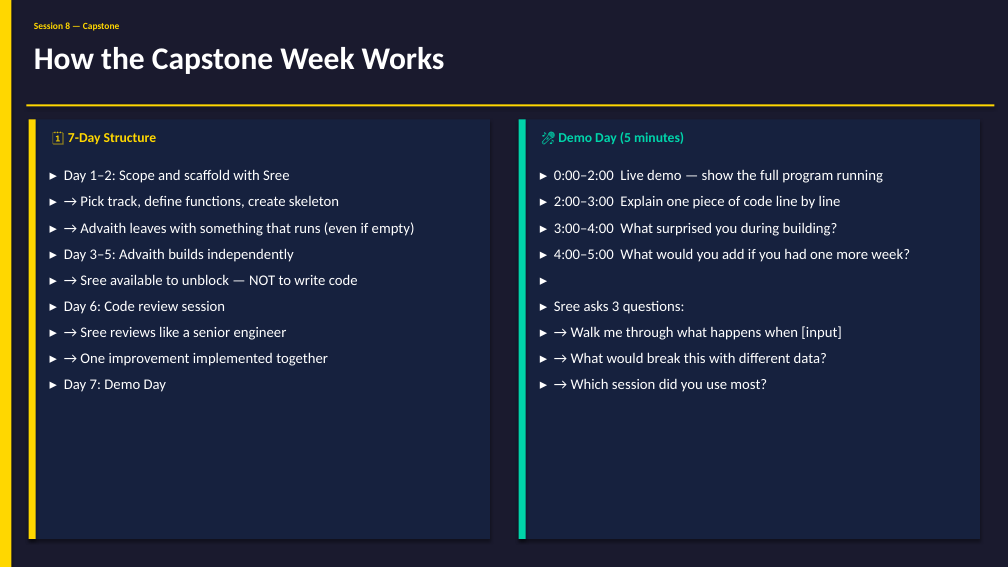
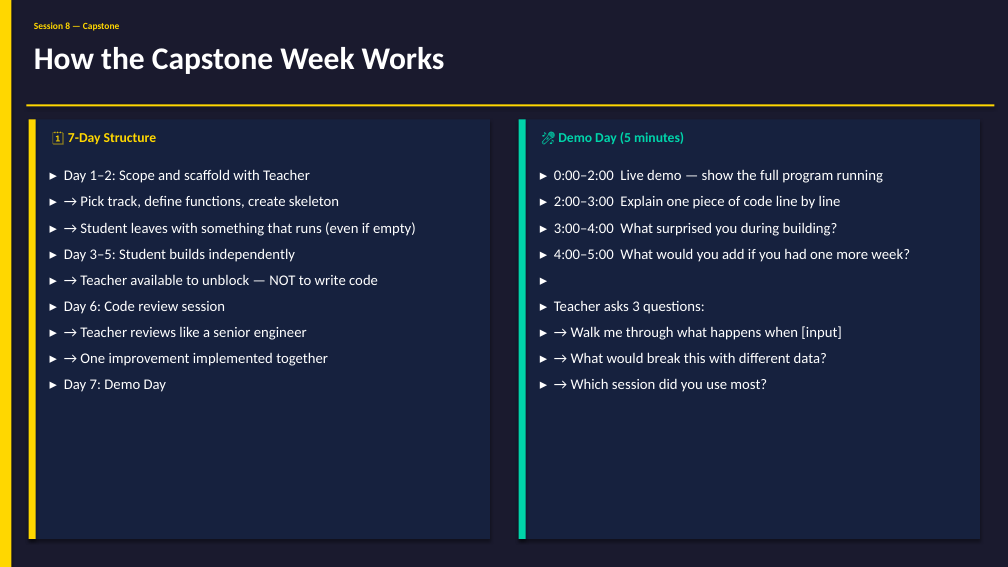
Before and after one commit to SreeGD/jumpstartm_c, a slide deck: slide 73 of curriculum_advaith.pptx. Drawn at 1008x567 pixels with LibreOffice and Linux fonts; fonts in the diff are those of the drawing. Boxes give left, top, right and bottom in pixels: in the first picture for what was removed or moved away, otherwise in the second. Text is boxed around its words. In the diff, an @@ line names an element or a change of style, - is before the commit and + after.

```diff
--- a/curriculum_advaith.pptx
+++ b/curriculum_advaith.pptx
@@ text at (64, 169, 310, 183): text changed @@
-▸ Day 1–2: Scope and scaffold with Sree
+▸ Day 1–2: Scope and scaffold with Teacher
@@ text at (64, 222, 416, 285): text changed @@
-▸ → Advaith leaves with something that runs (even if empty)
-▸ Day 3–5: Advaith builds independently
-▸ → Sree available to unblock — NOT to write code
+▸ → Student leaves with something that runs (even if empty)
+▸ Day 3–5: Student builds independently
+▸ → Teacher available to unblock — NOT to write code
@@ text at (80, 326, 307, 340): text changed @@
-▸ → Sree reviews like a senior engineer
+▸ → Teacher reviews like a senior engineer
@@ text at (554, 301, 705, 314): text changed @@
-▸ Sree asks 3 questions:
+▸ Teacher asks 3 questions:
```
Also in this commit, not shown: 24 other slides changed, 35 other files.
